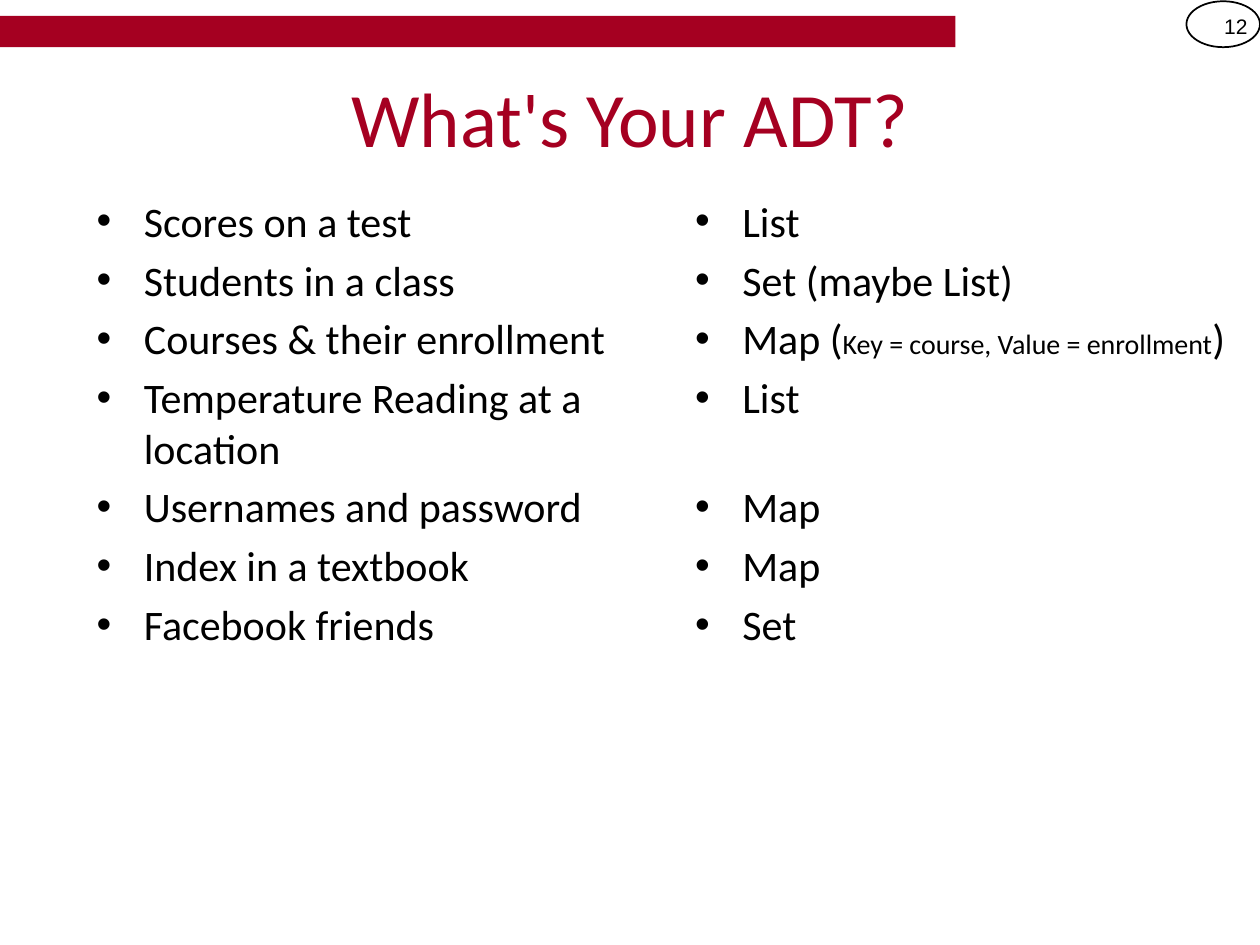
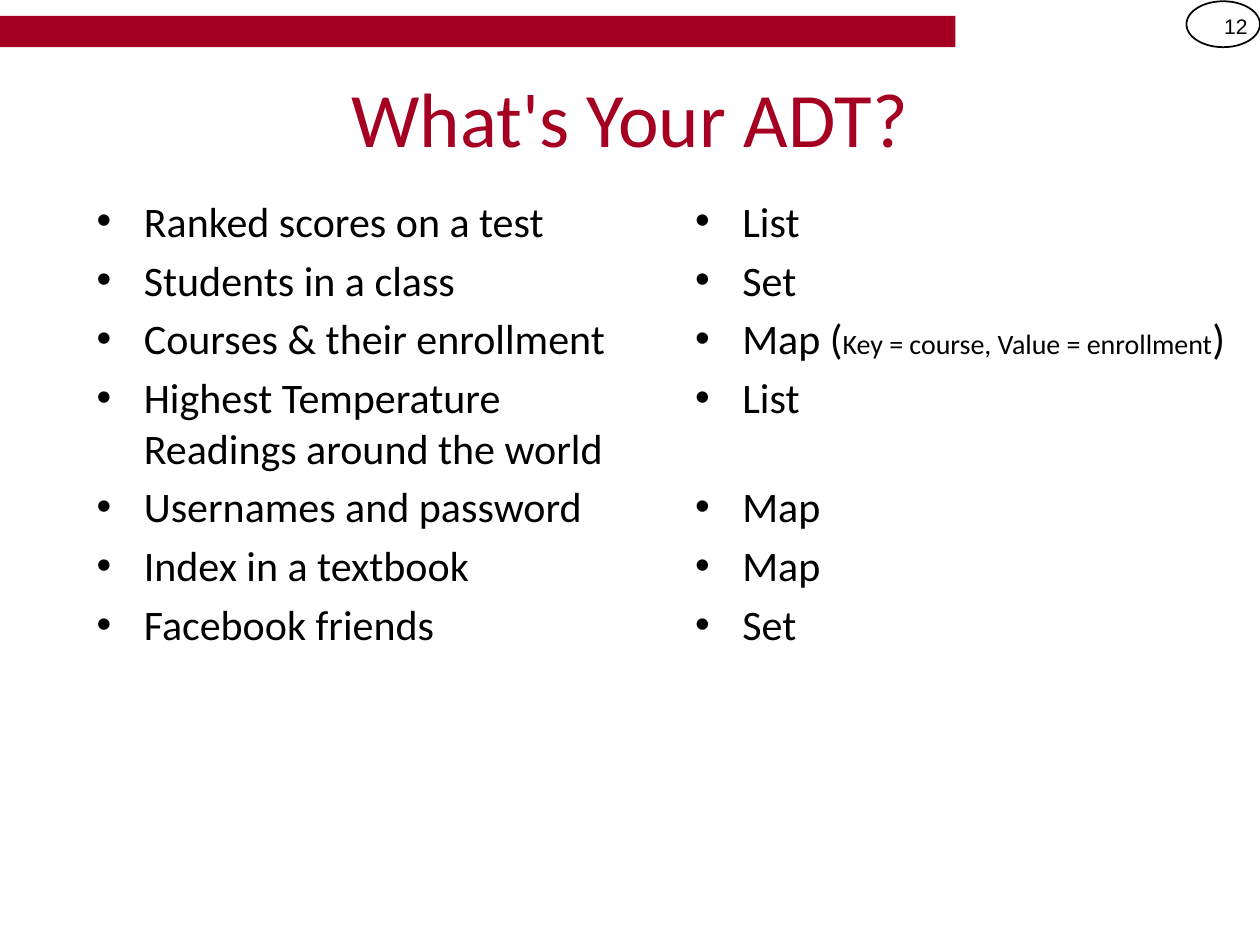
Before and after one commit to csci104/site, a slide deck: slide 12 of schedule/notes/8-ADTs.pptx. Drawn at 1260x945 pixels with LibreOffice and Linux fonts; fonts in the diff are those of the drawing; background and template pictures are left out. Boxes give left, top, right and bottom in pixels: in the first picture for what was removed or moved away, otherwise in the second. Text is boxed around its words. In the diff, an @@ line names an element or a change of style, - is before the commit and + after.

```diff
--- a/schedule/notes/8-ADTs.pptx
+++ b/schedule/notes/8-ADTs.pptx
@@ text at bbox=[144, 207, 543, 238]: text changed @@
-• Scores on a test
+• Ranked scores on a test
@@ text at bbox=[742, 268, 796, 297]: text changed @@
-• Set (maybe List)
+• Set
@@ text at bbox=[144, 383, 603, 472]: text changed @@
-• Temperature Reading at a location
+• Highest Temperature Readings around the world
```
Also in this commit, not shown: 3 other slides changed.
